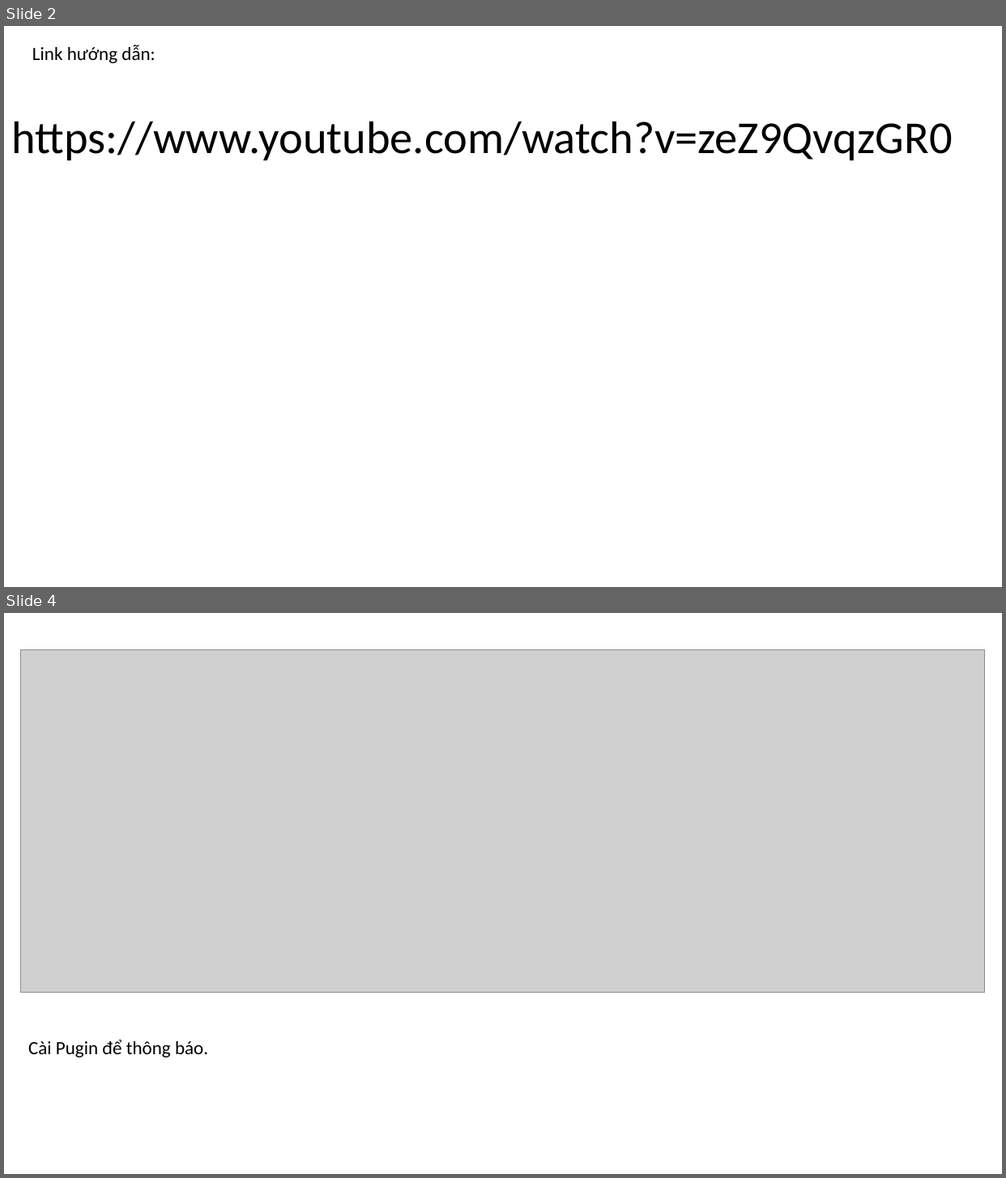
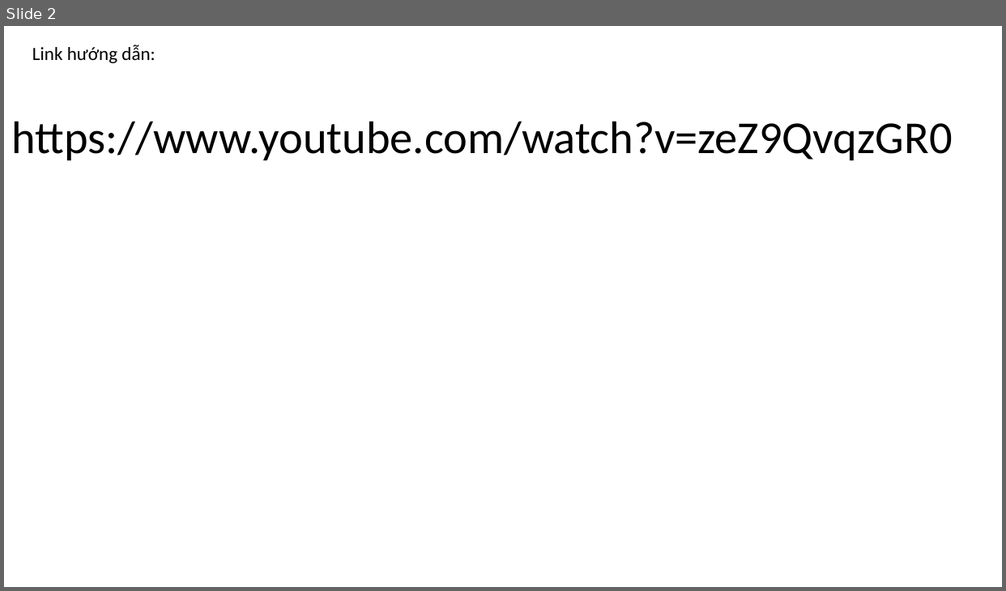
Before and after one commit to DangVanDoan05/WordPress, a slide deck: Chuyển dữ liệu giữa 2 trang Web.pptx. Shown one above the other, each under a label of ours: slides 2 and 4 before the commit, slide 2 after it; the slides between them are not shown. The pictures are 1006x1178 and 1006x591 pixels, drawn with LibreOffice and Linux fonts; fonts in the diff are those of the drawing; grey boxes stand for pictures. Boxes give left, top, right and bottom in pixels: in the first picture for what was removed or moved away, otherwise in the second. Text is boxed around its words. In the diff, an @@ line names an element or a change of style, - is before the commit and + after.

```diff
--- a/Chuyển dữ liệu giữa 2 trang Web.pptx
+++ b/Chuyển dữ liệu giữa 2 trang Web.pptx
@@ slide 4 removed at (4, 613, 1002, 1174), background #FFFFFF @@
@@ picture removed at (21, 649, 986, 993) @@
@@ text removed at (28, 1040, 208, 1058) @@
-Cài Pugin để thông báo.
```
Also in this commit, not shown: 1 slide changed, 5 slides added, 2 other slides removed, 4 other files.
